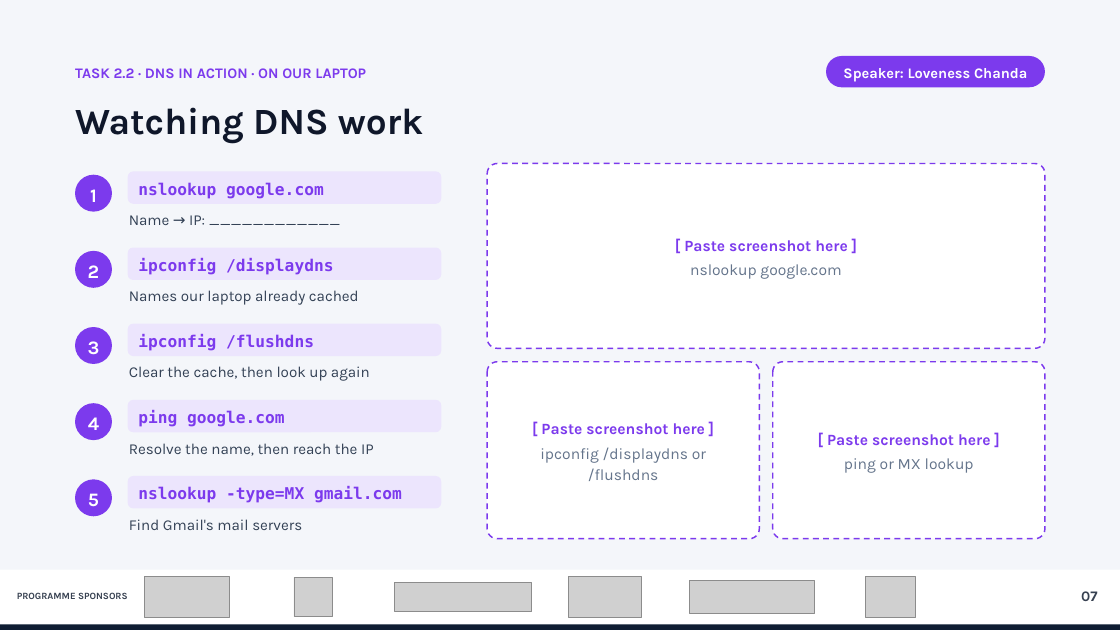
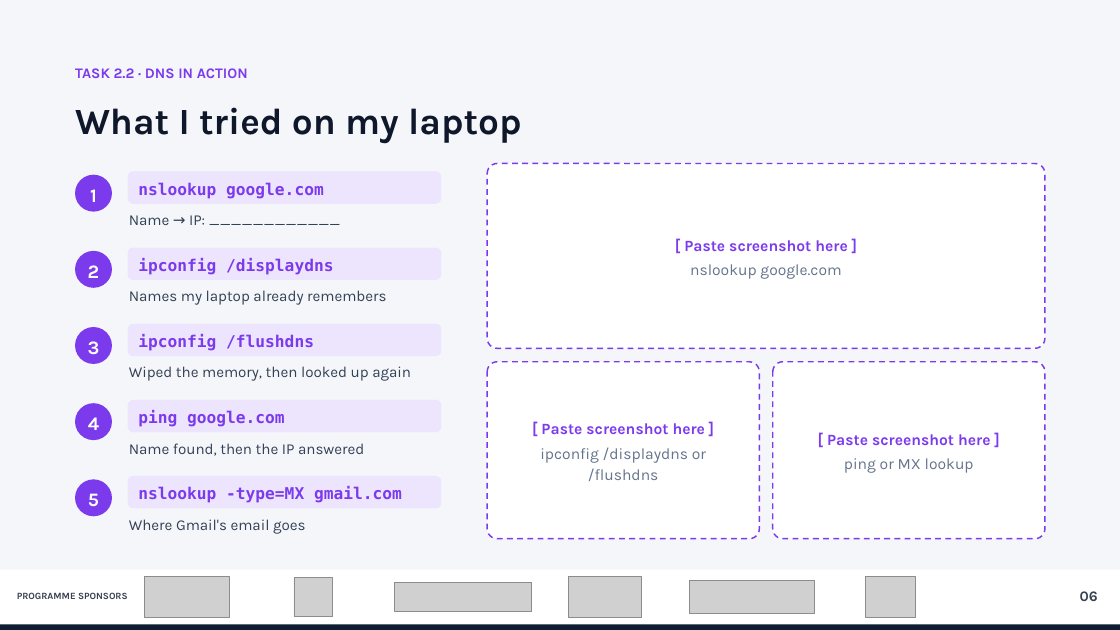
Before and after one commit to wakalala-droid/LightRays, a slide deck: slide 6 of group3-network-identity/Group3_Network_Identity_DNS_Redesign.pptx (slide 7 before the commit). Drawn at 1120x630 pixels with LibreOffice and Linux fonts; fonts in the diff are those of the drawing; grey boxes stand for pictures. Boxes give left, top, right and bottom in pixels: in the first picture for what was removed or moved away, otherwise in the second. Text is boxed around its words. In the diff, an @@ line names an element or a change of style, - is before the commit and + after.

```diff
--- a/group3-network-identity/Group3_Network_Identity_DNS_Redesign.pptx
+++ b/group3-network-identity/Group3_Network_Identity_DNS_Redesign.pptx
@@ rounded rectangle removed at bbox=[826, 56, 1045, 87] @@
-Speaker: Loveness Chanda
@@ text at bbox=[75, 68, 248, 78]: text changed @@
-TASK 2.2 · DNS IN ACTION · ON OUR LAPTOP
+TASK 2.2 · DNS IN ACTION
@@ text at bbox=[75, 107, 521, 144]: text changed @@
-Watching DNS work
+What I tried on my laptop
@@ text at bbox=[129, 290, 386, 305]: text changed @@
-Names our laptop already cached
+Names my laptop already remembers
@@ text at bbox=[129, 366, 411, 381]: text changed @@
-Clear the cache, then look up again
+Wiped the memory, then looked up again
@@ text at bbox=[129, 443, 364, 456]: text changed @@
-Resolve the name, then reach the IP
+Name found, then the IP answered
@@ text at bbox=[129, 519, 306, 534]: text changed @@
-Find Gmail's mail servers
+Where Gmail's email goes
@@ text at bbox=[1080, 591, 1098, 601]: text changed @@
-07
+06
```
Also in this commit, not shown: 6 other slides changed, 1 slide added, 2 slides removed, 2 other files.
